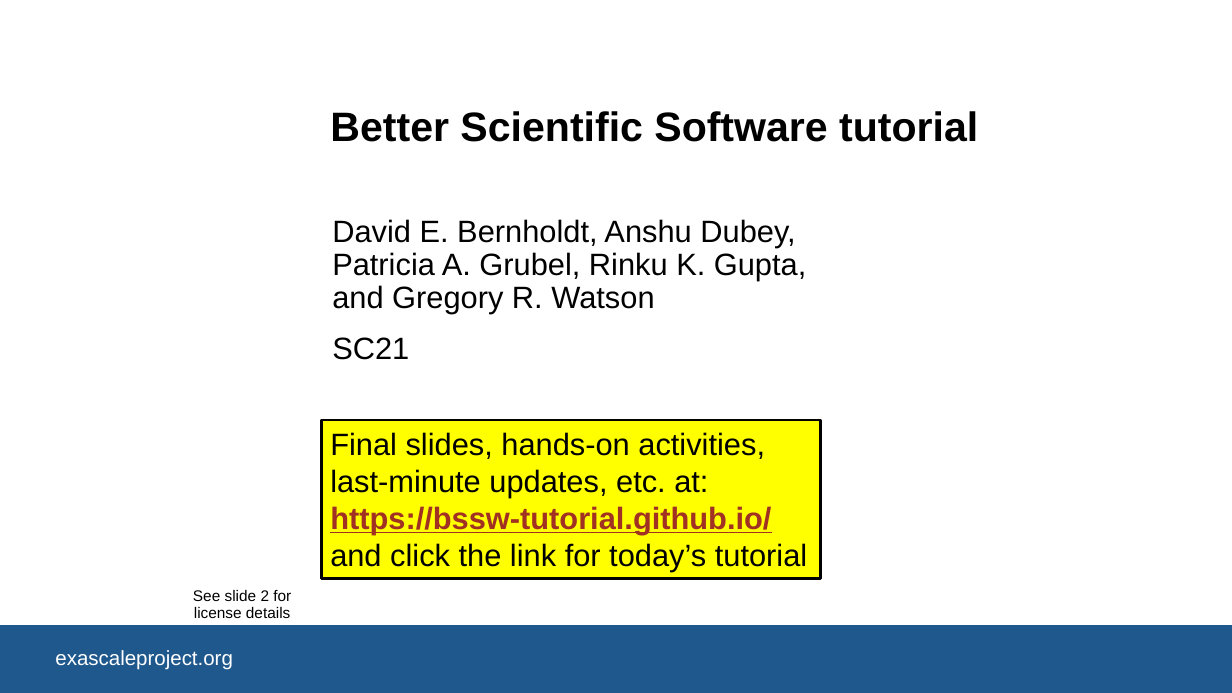
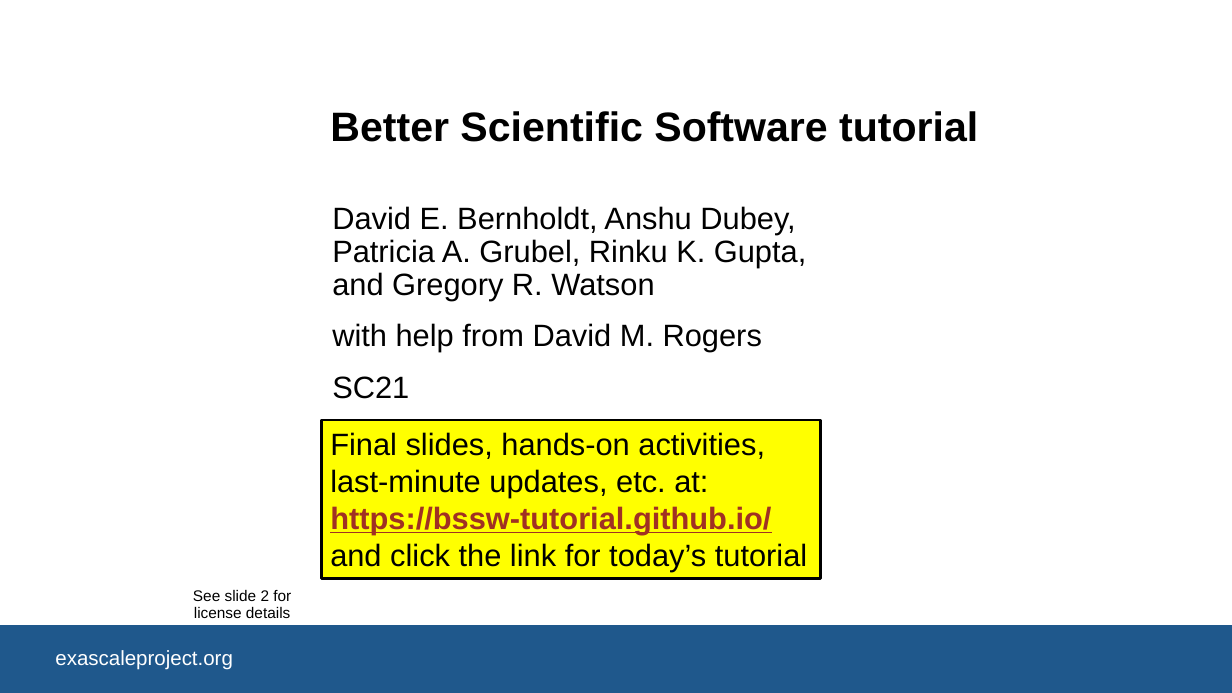
Before and after one commit to bssw-tutorial/presentations, a slide deck: slide 1 of intro.pptx. Drawn at 1232x693 pixels with LibreOffice and Linux fonts; fonts in the diff are those of the drawing; background and template pictures are left out. Boxes give left, top, right and bottom in pixels: in the first picture for what was removed or moved away, otherwise in the second. Text is boxed around its words. In the diff, an @@ line names an element or a change of style, - is before the commit and + after.

Commit message:
Update intro to include DavidR

```diff
--- a/intro.pptx
+++ b/intro.pptx
@@ subtitle "David E. Bernholdt, Anshu Dubey, ...": place and size @@
-subtitle "David E. Bernholdt, Anshu Dubey, ..." at box(332, 219, 806, 360)
+subtitle "David E. Bernholdt, Anshu Dubey, ..." at box(332, 206, 806, 399)
@@ subtitle at box(332, 323, 762, 352): paragraph added @@
+with help from David M. Rogers
```
Also in this commit, not shown: 1 other slide changed.
